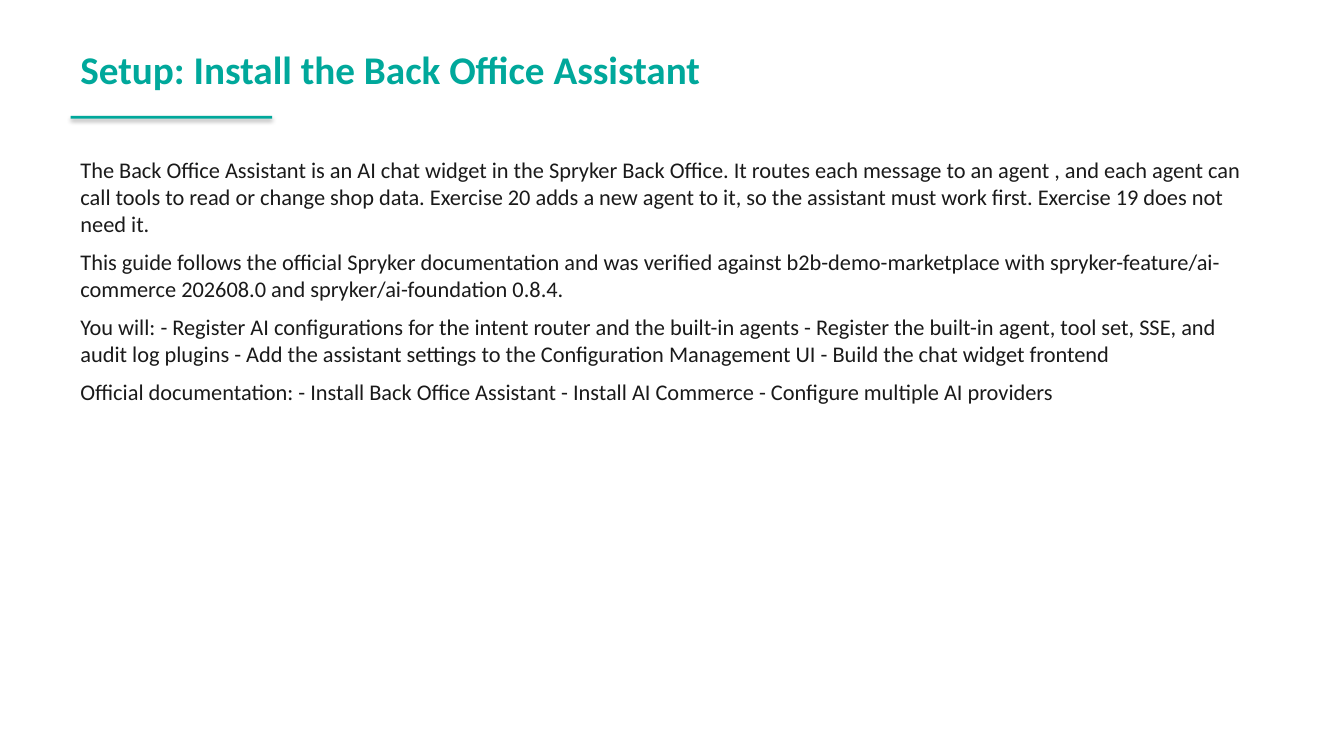
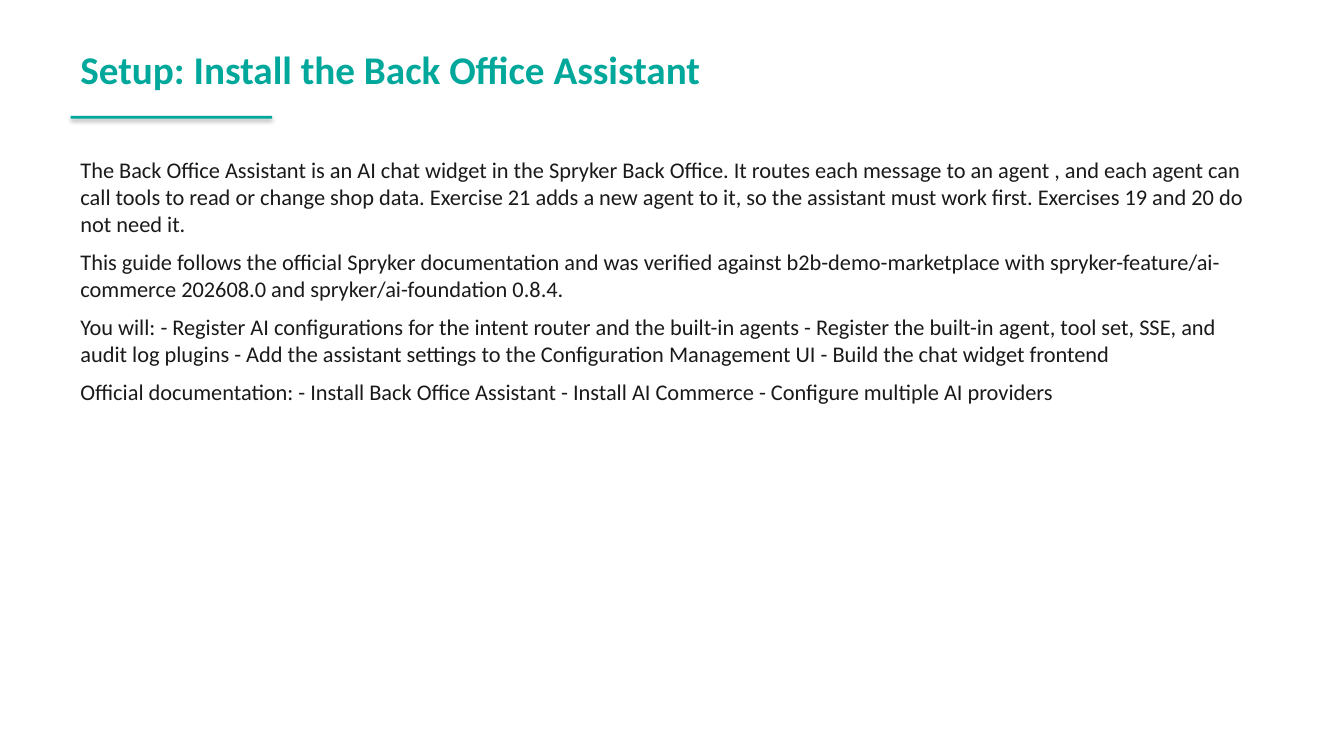
Before and after one commit to spryker-academy/instructor-exercises, a slide deck: slide 4 of guides-pptx/spryker-academy-ai.pptx. Drawn at 1344x756 pixels with LibreOffice and Linux fonts; fonts in the diff are those of the drawing. Boxes give left, top, right and bottom in pixels: in the first picture for what was removed or moved away, otherwise in the second. Text is boxed around its words. In the diff, an @@ line names an element or a change of style, - is before the commit and + after.

```diff
--- a/guides-pptx/spryker-academy-ai.pptx
+++ b/guides-pptx/spryker-academy-ai.pptx
@@ text at (80,162,1243,232): text changed @@
-The Back Office Assistant is an AI chat widget in the Spryker Back Office. It routes each message to an agent , and each agent can call tools to read or change shop data. Exercise 20 adds a new agent to it, so the assistant must work first. Exercise 19 does not need it.
+The Back Office Assistant is an AI chat widget in the Spryker Back Office. It routes each message to an agent , and each agent can call tools to read or change shop data. Exercise 21 adds a new agent to it, so the assistant must work first. Exercises 19 and 20 do not need it.
```
Also in this commit, not shown: 9 other slides changed, 21 slides added, 13 other files.
